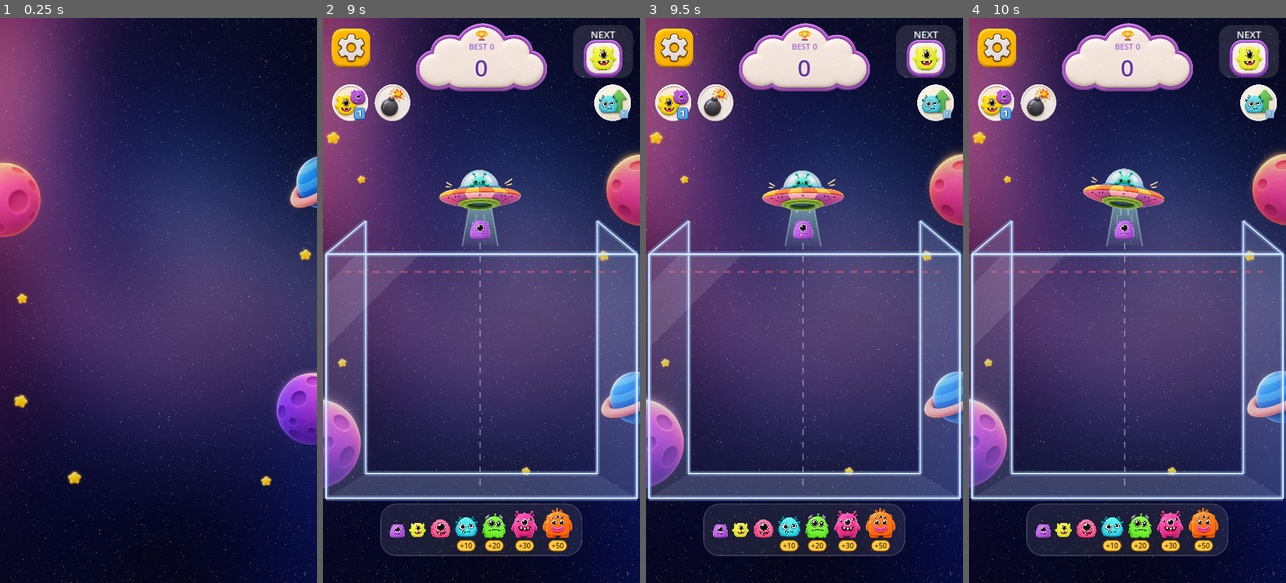
Above: before the commit, frames 1-4 (left to right).
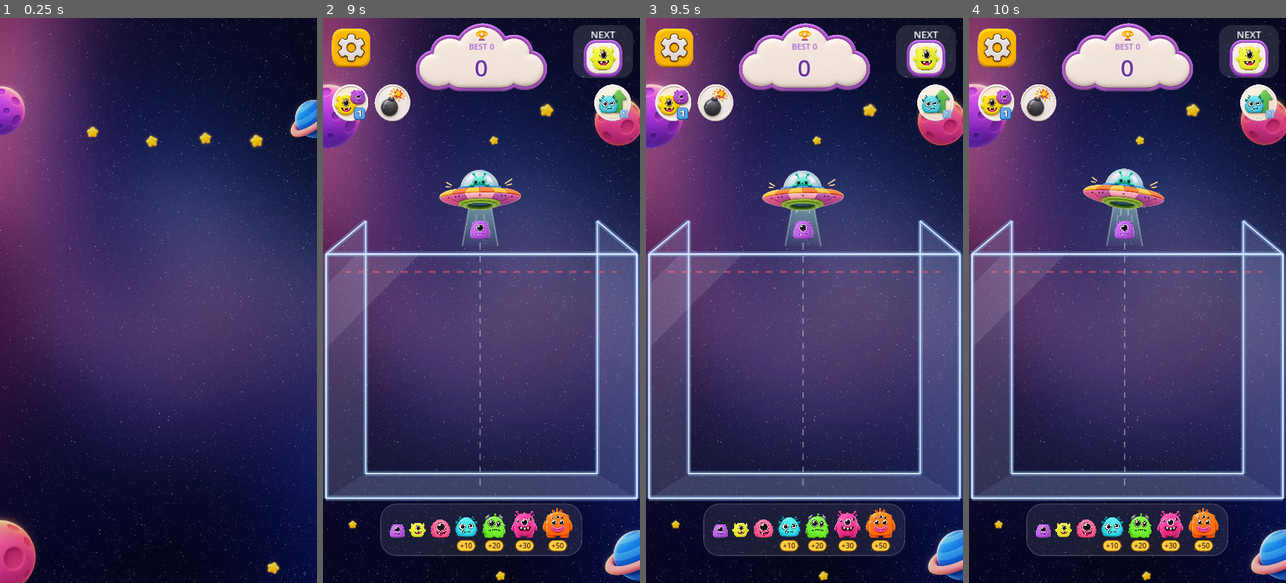
Above: after the commit, the same moments.

Repository: vickyraut212-boop/MonsterMerageGame
Game: Godot game, scene res://scenes/main.tscn
Two runs of this game, one before a commit and one after it. Both use one fixed random seed, a clock stepped at 60 frames per second and the inputs below.
Inputs (mouse positions are in pixels of both pictures, inside the frame that each line leads up to):
- Up to frame 1 (0.25 s): no input
- Up to frame 2 (9 s): move the mouse to (551, 272) at 0.52 s; click (551, 272) at 0.67 s; click (351, 102) at 1.25 s; click (392, 102) at 2 s; click (611, 102) at 2.75 s; click (351, 102) at 3.5 s; click (392, 102) at 4.25 s; click (611, 102) at 5 s; click (351, 102) at 5.75 s; click (392, 102) at 6.5 s; click (611, 102) at 7.25 s; click (351, 46) at 8 s; click (481, 385) at 8.75 s
- Up to frame 3 (9.5 s): no input
- Up to frame 4 (10 s): tap Enter at 9.5 s; drag from (1064, 328) to (1127, 142) at 9.52 s

The runs differ from the first frame. In frame 1, 6.2% of the frame differs, in the area x 0-100%, y 12-100%; in frame 2, 5.8%; in frame 3, 5.8%; in frame 4, 5.8%.

Commit message:
Bring planets and stars back into the open corners
With the jar now edge to edge, the old planet spots were all behind
the glass. Planets now hug the screen edges in the open corners (top
right under the evolution chart, top left under settings, and both
sides of the power-up badge), and stars fill the remaining gaps. The
jar, the ship's flight band, the score cloud, chart and badge stay clear.

Co-Authored-By: Claude Opus 5.5 <noreply@anthropic.com>
Claude-Session: https://claude.ai/code/session_01QQF4EqM2NmjTqrraRRtNPn

Diff:
--- a/scripts/space_background.gd
+++ b/scripts/space_background.gd
@@ -4,15 +4,18 @@
 ## and stars scattered at random each game.
 ##
 ## LAYOUT (following vicky's reference)
-## - All the planets appear every game, each hugging a different screen edge,
-##   big and partly cropped off-screen, in varied sizes. One always sits in
-##   the top-right corner, just under the right power-up.
+## The jar now fills the width of the screen, so the open space is in the
+## corners: beside the score cloud above the ship, and beside the power-up
+## badge under the jar.
+## - All the planets appear every game, each hugging a screen edge in one of
+##   those corners, partly cropped off-screen, in varied sizes. One always
+##   sits top right, just under the evolution chart.
 ## - A few small stars sit in the open space that is left.
 ##
 ## PURELY DECORATIVE: nothing here has a collision shape, everything is drawn
 ## behind every other node (z_index -100), and nothing is ever placed over the
-## jar, the space above it where the ship flies, the score cloud, the Next
-## preview, the settings and power-up buttons or the evolution track.
+## jar, the band above it where the ship flies, the score cloud, the
+## evolution chart, the settings button or the power-up badge.
 
 ## The background painting. It is scaled to cover the whole 720 x 1280 screen.
 @export var background_texture: Texture2D = preload("res://assets/ui/background.jpg")
@@ -40,28 +43,20 @@
 @export_range(0.0, 1.0) var star_opacity := 0.9
 
 @export_group("Keep clear")
-## Areas planets must not cover (score cloud, Next preview, top buttons,
-## evolution track).
-## The jar and the column above it are added automatically.
-@export var planet_keep_clear: Array[Rect2] = [
-	Rect2(200, 0, 320, 175),     # score cloud
-	Rect2(560, 0, 160, 145),     # Next preview (see-through panel)
-	Rect2(0, 0, 215, 245),       # settings button and left power-ups
-	Rect2(600, 140, 120, 105),   # right power-up
-	Rect2(100, 1085, 520, 165),  # evolution track
-]
-## Areas stars must not cover (the whole top bar and the evolution track).
-@export var star_keep_clear: Array[Rect2] = [
-	Rect2(0, 0, 720, 250),
-	Rect2(0, 1085, 720, 195),
-]
-## Extra space kept free around the jar's monster space. Negative lets
-## planets and stars come that far into it: the jar now reaches both screen
-## edges, so planets hang in behind its side glass.
-@export var jar_margin := -60.0
-## Where the jar's protected column starts; above this only the score cloud is
-## in the middle of the screen.
-@export var column_top := 175.0
+## Areas planets and stars must not cover: the settings button, the score
+## cloud, the evolution chart panel and the power-up badge. The jar and the
+## band the ship flies in are added automatically.
+@export var keep_clear: Array[Rect2] = [
+	Rect2(0, 0, 125, 125),       # settings button
+	Rect2(195, 0, 330, 175),     # score cloud
+	Rect2(560, 0, 160, 155),     # evolution chart panel
+	Rect2(135, 1095, 450, 145),  # power-up badge
+]
+## Height of the band above the jar's rim where the ship and its dome fly
+## (kept clear across the whole width).
+@export var ship_band := 150.0
+## Extra space kept free around the jar's glass.
+@export var jar_margin := 8.0
 
 const SCREEN := Vector2(720, 1280)
 ## Planets never get smaller than this (radius), so none shows as a sliver;
@@ -71,35 +66,29 @@
 ## Edge spots a planet can hug: a point on (or just past) the screen edge,
 ## and how far along that edge it may slide (as a fraction of the screen).
 const EDGE_SPOTS := [
-	# Always used first: vicky wants one planet in the top-right corner.
-	{"name": "right_corner", "at": Vector2(1.0, 0.27), "slide": Vector2(0.0, 0.03)},
-	{"name": "left_high", "at": Vector2(0.0, 0.38), "slide": Vector2(0.0, 0.1)},
-	{"name": "left_low", "at": Vector2(0.0, 0.72), "slide": Vector2(0.0, 0.1)},
-	{"name": "right_high", "at": Vector2(1.0, 0.4), "slide": Vector2(0.0, 0.1)},
-	{"name": "right_low", "at": Vector2(1.0, 0.7), "slide": Vector2(0.0, 0.1)},
+	# Always used first: vicky wants one planet in the top-right corner
+	# (now just under the evolution chart).
+	{"name": "right_corner", "at": Vector2(1.0, 0.178), "slide": Vector2(0.0, 0.005)},
+	{"name": "left_top", "at": Vector2(0.0, 0.17), "slide": Vector2(0.0, 0.01)},
+	{"name": "left_bottom", "at": Vector2(0.0, 0.93), "slide": Vector2(0.0, 0.02)},
+	{"name": "right_bottom", "at": Vector2(1.0, 0.93), "slide": Vector2(0.0, 0.02)},
 ]
 
 
 func _ready() -> void:
 	z_index = -100
 	z_as_relative = false
-	var jar_rect := Rect2()
+	var blocked: Array[Rect2] = keep_clear.duplicate()
 	var jar := get_parent().get_node_or_null("Jar") as Jar
 	if jar:
-		var inner := jar.get_inner_rect()
-		jar_rect = Rect2(inner.position.x, 0.0, inner.size.x, inner.end.y).grow(jar_margin)
-
-	var planet_blocked: Array[Rect2] = planet_keep_clear.duplicate()
-	var star_blocked: Array[Rect2] = star_keep_clear.duplicate()
-	if jar_rect != Rect2():
-		star_blocked.append(jar_rect)
-		var column := jar_rect
-		column.position.y = column_top
-		column.size.y = jar_rect.end.y - column_top
-		planet_blocked.append(column)
-
-	var planets := _place_planets(planet_blocked)
-	_place_stars(star_blocked, planets)
+		# The whole glass box, fins included, plus the ship's band above it.
+		var glass := Rect2(jar.inner_left - jar.depth_x / 2.0, jar.inner_top - jar.fin_height,
+				jar.inner_width + jar.depth_x, jar.inner_height + jar.fin_height + jar.depth_y / 2.0).grow(jar_margin)
+		blocked.append(glass)
+		blocked.append(Rect2(0, glass.position.y - ship_band, SCREEN.x, ship_band))
+
+	var planets := _place_planets(blocked)
+	_place_stars(blocked, planets)
 
 
 func _draw() -> void:
